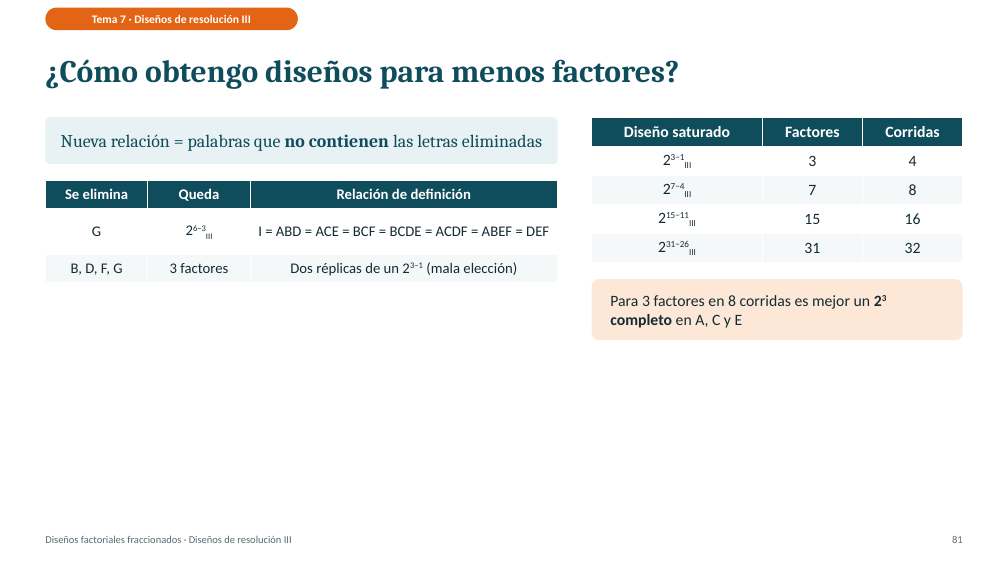
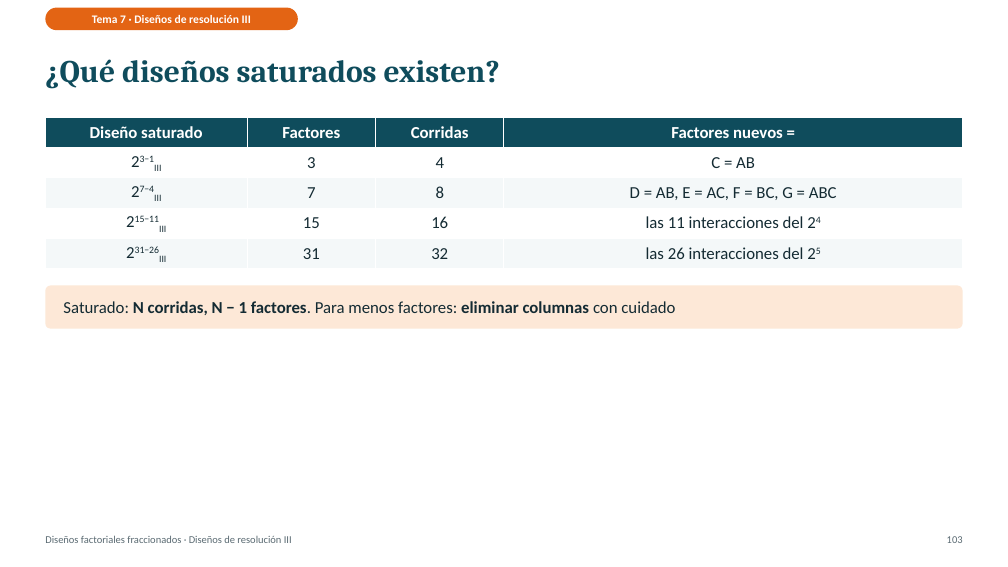
Before and after one commit to Juanes2001/diseno-de-experimentos, a slide deck: slide 103 of exposicion-tema-06/Tema6_Factoriales_Fraccionados.pptx (slide 81 before the commit). Drawn at 1008x567 pixels with LibreOffice and Linux fonts; fonts in the diff are those of the drawing. Boxes give left, top, right and bottom in pixels: in the first picture for what was removed or moved away, otherwise in the second. Text is boxed around its words. In the diff, an @@ line names an element or a change of style, - is before the commit and + after.

```diff
--- a/exposicion-tema-06/Tema6_Factoriales_Fraccionados.pptx
+++ b/exposicion-tema-06/Tema6_Factoriales_Fraccionados.pptx
@@ title at (45,59,500,89): text changed @@
-¿Cómo obtengo diseños para menos factores?
+¿Qué diseños saturados existen?
@@ table at (45,117,963,269) @@
+column 4: Factores nuevos = | C = AB | D = AB, E = AC, F = BC, G = ABC | las 11 interacciones del 24 | las 26 interacciones del 25
@@ table: place and size @@
-table at (592,117,963,262)
+table at (45,117,963,269)
@@ rounded rectangle removed at (45,117,558,164) @@
-Nueva relación = palabras que no contienen las letras eliminadas
@@ table removed at (45,181,559,282), 3 rows, 3 columns @@
-Se elimina | Queda | Relación de definición
-G | 26−3III | I = ABD = ACE = BCF = BCDE = ACDF = ABEF = DEF
-B, D, F, G | 3 factores | Dos réplicas de un 23−1 (mala elección)
@@ rounded rectangle added at (45,286,963,329), fill #FDE8D7, 16 pt, text #142B33 @@
+Saturado: N corridas, N − 1 factores. Para menos factores: eliminar columnas con cuidado
@@ rounded rectangle removed at (592,279,963,340) @@
-Para 3 factores en 8 corridas es mejor un 23 completo en A, C y E
@@ text at (947,536,963,543): text changed @@
-81
+103
```
Also in this commit, not shown: 43 other slides changed, 22 slides added, 6 other files.
